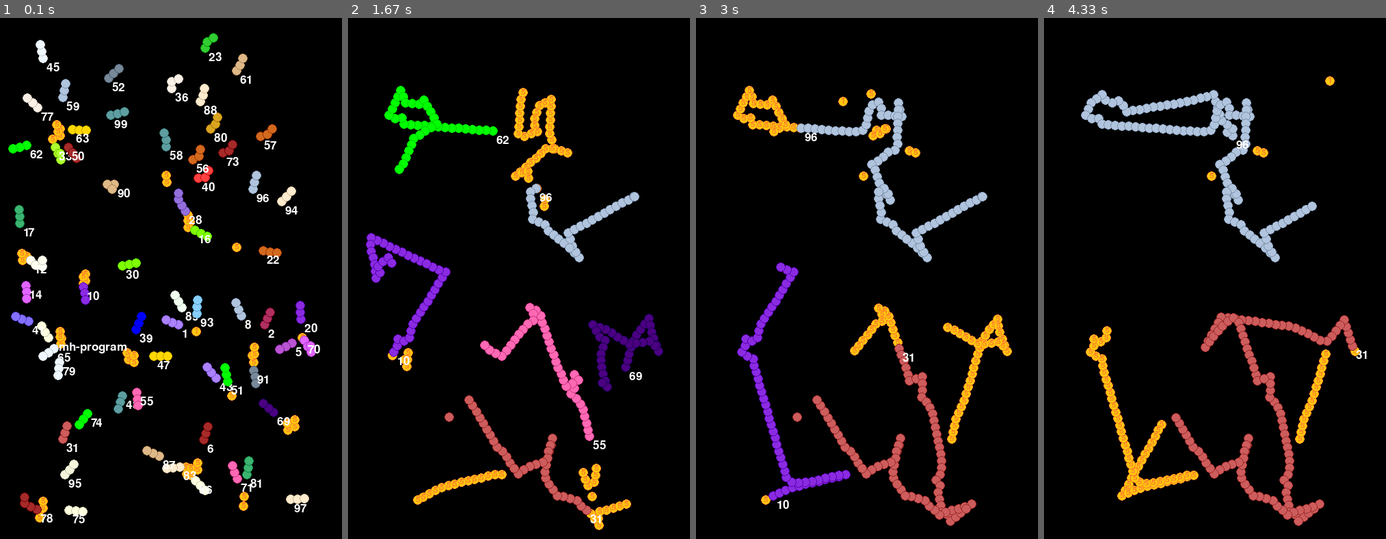
Above: before the commit, frames 1-4 (left to right).
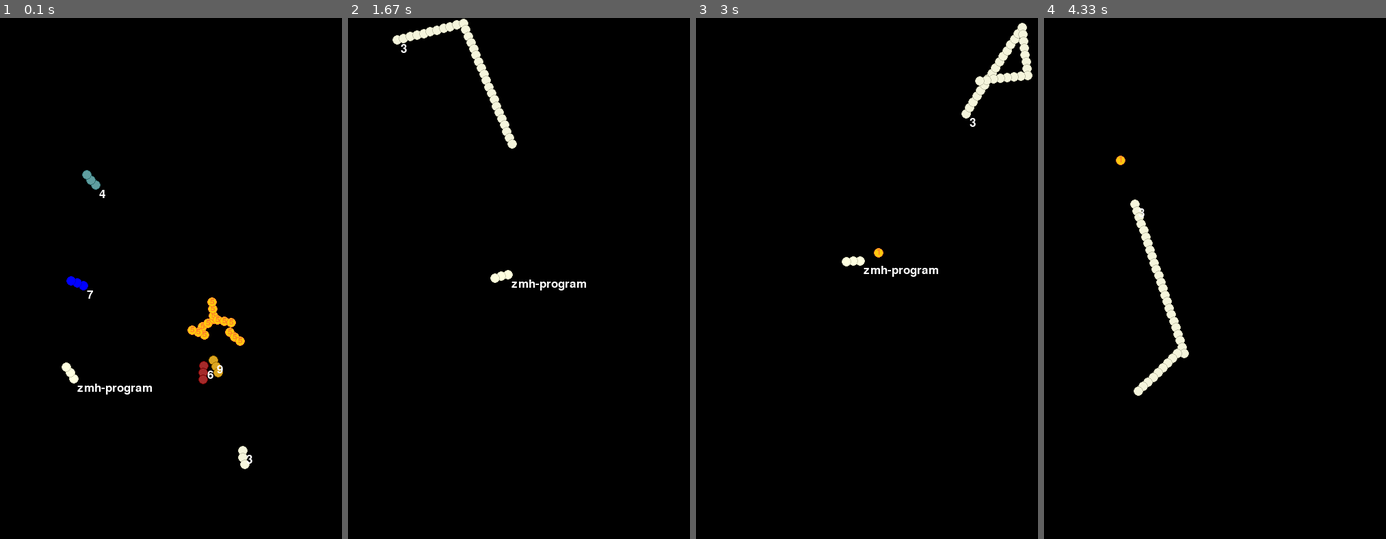
Above: after the commit, the same moments.

Repository: zmh-program/Z-RLSnake
Game: pygame game, started from render.py
Same seed, same stepped clock (60 frames per second), same inputs: the game is played once before the commit and once after it.
Inputs (mouse positions are in pixels of both pictures, inside the frame that each line leads up to):
- Up to frame 1 (0.1 s): no input
- Up to frame 2 (1.67 s): press the mouse at (436, 294) at 0.37 s; move the mouse to (495, 356) at 0.47 s; release the mouse at (553, 413) at 0.6 s; press the mouse at (436, 294) at 0.7 s; move the mouse to (419, 231) at 0.8 s; release the mouse at (402, 163) at 0.93 s; press the mouse at (436, 294) at 1.03 s; move the mouse to (423, 242) at 1.13 s; release the mouse at (409, 189) at 1.27 s; press the mouse at (436, 294) at 1.37 s; move the mouse to (505, 278) at 1.47 s; release the mouse at (573, 257) at 1.6 s
- Up to frame 3 (3 s): press the mouse at (784, 294) at 1.7 s; move the mouse to (832, 283) at 1.8 s; release the mouse at (880, 268) at 1.93 s; press the mouse at (784, 294) at 2.03 s; move the mouse to (839, 309) at 2.13 s; release the mouse at (894, 325) at 2.27 s; press the mouse at (784, 294) at 2.37 s; move the mouse to (884, 288) at 2.47 s; release the mouse at (986, 283) at 2.6 s; press the mouse at (784, 294) at 2.7 s; move the mouse to (839, 278) at 2.8 s; release the mouse at (894, 257) at 2.93 s
- Up to frame 4 (4.33 s): press the mouse at (1132, 294) at 3.03 s; move the mouse to (1180, 367) at 3.13 s; release the mouse at (1228, 440) at 3.27 s; press the mouse at (1132, 294) at 3.37 s; move the mouse to (1225, 393) at 3.47 s; release the mouse at (1317, 492) at 3.6 s; press the mouse at (1132, 294) at 3.7 s; move the mouse to (1167, 268) at 3.8 s; release the mouse at (1201, 236) at 3.93 s

The runs differ from the first frame. In frame 1, 11% of the frame differs, in the area x 2-94%, y 2-97%; in frame 2, 10%; in frame 3, 10%; in frame 4, 10%.

Commit message:
1.6.7
update migration

Diff:
--- a/render.py
+++ b/render.py
@@ -1,6 +1,4 @@
 import sys
-import time
-import numpy
 import pygame
 from vector import sprite, group, color
 import param
@@ -27,8 +25,8 @@
         super(PygameCoinGroup, self).__init__()
         group.CoinGroup.__init__(self, parent)
 
-    def generate_coin(self, score, position):
-        return PygameCoin(self, score=score, position=position)
+    def generate_coin(self, score, position, index):
+        return PygameCoin(self, score=score, position=position, index=index)
 
     def remove_coin(self, coin: PygameCoin):
         super(PygameCoinGroup, self).remove_coin(coin)
@@ -44,7 +42,7 @@
     def __init__(self, parent):
         super().__init__(parent=parent)
         self.player = self.add_snake("zmh-program", otype=sprite.SnakePlayer)
-        for idx in range(100):
+        for idx in range(10):
             self.add_snake(str(idx), otype=sprite.SeniorSnakeRobot)
 
     def update(self):
@@ -87,7 +85,7 @@
         pygame.display.update()
         # self.spent.append(time.time() - startup)
         # print((1 / numpy.average(self.spent)), (1 / numpy.max(self.spent)), self.coin_group.length)
-        clock.tick(param.FPS)
+        # clock.tick(param.FPS)
 
 
 if __name__ == "__main__":
--- a/vector/group.py
+++ b/vector/group.py
@@ -11,18 +11,20 @@
         self.nature_coins: List[Coin] = []
         self._coin_length = 0
         self.parent = parent
+        self.cursor = 0  # as index
 
         self.add_coin()
 
     @staticmethod
-    def generate_coin(score, position):
-        return Coin(score=score, position=position)
+    def generate_coin(score, position, index):
+        return Coin(score=score, position=position, index=index)
 
     def add_coin(self, position=None, score=1, natural=False):
-        coin = self.generate_coin(score, position)
+        coin = self.generate_coin(score, position, self.cursor)
         self.coins.append(coin)
         self._coin_length += 1
-
+        self.cursor += 1
+        self.add_dict_migration("add", coin.index, coin.data)
         if natural:
             self.nature_coins.append(coin)
 
@@ -42,10 +44,11 @@
 
         if coin.natural:
             self.nature_coins.remove(coin)
+        self.add_list_migration("remove", coin.index)
 
     def delete_coin(self, index):
         assert index + 1 <= self._coin_length
-        del self.coins[index]
+        self.remove_coin(self.coins[index])
 
     def coin_collided(self, coin: Coin) -> int:
         self.remove_coin(coin)
@@ -61,8 +64,8 @@
     def length(self):
         return self._coin_length
 
-    def get_data(self) -> list:
-        return [coin.data for coin in self.coins]
+    def get_data(self) -> dict:
+        return {coin.index: coin.data for coin in self.coins}
 
 
 class SnakeGroup(object):
--- a/vector/sprite.py
+++ b/vector/sprite.py
@@ -64,6 +64,20 @@
     def has_migration(self) -> bool:
         return bool(self.migration_)
 
+    def add_number_migration(self, key, value):
+        self.migration_[key] = self.migration_.get(key, 0) + value
+
+    def add_list_migration(self, key, value):
+        (self.migration_[key].append(value)) if key in self.migration_ else (self.migration_.setdefault(key, [value, ]))
+
+    def add_dict_migration(self, key, value, sub_value):
+        if key in self.migration_:
+            self.migration_[key][value] = sub_value
+        else:
+            self.migration_[key] = {
+                value: sub_value
+            }
+
     @property
     def migration(self):
         migrate = self.migration_
@@ -78,6 +92,7 @@
     def __init__(self, name="", color: Optional[list] = None, location: Optional[List[float]] = None,
                  direction: Optional[list] = None, length=3, parent=None):
         super().__init__(length, radius=BLOCK_RADIUS)
+        Migration.__init__(self)
         self.color = color or generate_color()
         self.background = generate_background(self.color)
         self.name = name
@@ -96,27 +111,23 @@
         self.kill = 0
         self.kill__added = 0
 
-    def __del__(self):
-        del self.color
-        del self.direction
-        del self._size
-        del self._array
-        del self._array_size
-
     def death(self):
         self.alive = False
-        del self
+        self.add_migration("alive", self.alive)
 
     def move(self) -> None:
         self.delete(-1)
         self.head = self.insert(self.get(0) + self.direction)
 
+        # do not add migration
+
     def add_body(self, num=1) -> None:
         for _ in range(num):
             self.append(self.get(-1))
 
     def update_direction(self, direction):
         self.direction = hypot_percent(direction, SNAKE_BODY_STRIDE)
+        self.add_migration("direction", self.direction)
 
     def update_direction_from_point(self, position):
         self.update_direction(self.get_head_distances(position))
@@ -131,10 +142,7 @@
 
         self.move()
 
-        self.kill += self.kill__added
-        self.score += self.score__added
-        self.kill__added = 0
-        self.score__added = 0
+        self.score_detection()
 
     def __str__(self):
         return f"Snake Object (name={self.name}, length={self._size}, direction={self.direction})"
@@ -142,14 +150,28 @@
     def add_killed(self, val=1):
         self.kill__added += val
 
+    def killed_detection(self):
+        if self.kill__added:
+            self.kill += self.kill__added
+            self.add_migration("kill", self.kill__added)
+            self.kill__added = 0
+
     def add_score(self, val=1):
-        self.score += val
-
-        queue = self.score__queue + val
-        score__ready = queue // 5
-        self.score__queue = queue % 5
-        self.add_body(score__ready)
-        return score__ready
+        self.score__added += val
+
+    def score_detection(self):
+        if self.score__added:
+            self.score += self.score__added
+            queue = self.score__queue + self.score__added
+            score__ready = queue // 5
+            self.score__queue = queue % 5
+            self.add_body(score__ready)
+
+            self.add_migration("score", self.score__added)
+            self.score__added = 0
+
+            if score__ready:
+                self.add_migration("body", self.score__added)
 
     def snake_collided(self, snake: "BaseSnake") -> bool:
         return self.element_is_collide_array(0, snake)
@@ -245,10 +267,10 @@
 
 
 class Coin(Circle):
-    def __init__(self, score: int = 1, position: Optional[Iterable[float]] = None):
+    def __init__(self, score: int = 1, position: Optional[Iterable[float]] = None, index=0):
         super().__init__(generate_position() if position is None else position, radius=BLOCK_RADIUS)
         self.score = score
-
+        self.index = index
         self.generated = 0
         self.natural = False
 
@@ -265,4 +287,4 @@
 
     @property
     def data(self):
-        return self.x, self.y
+        return (self.x, self.y), self.score
